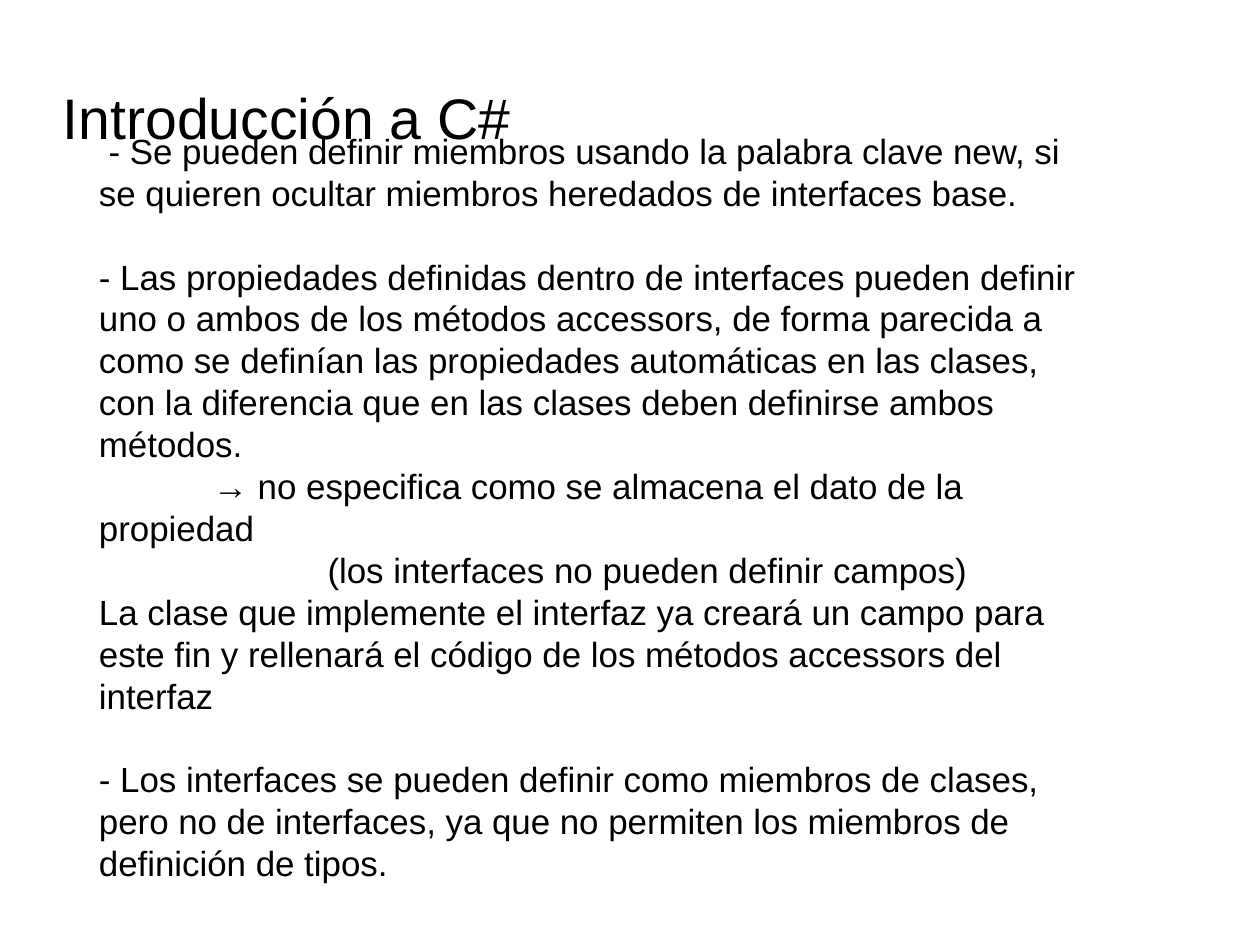
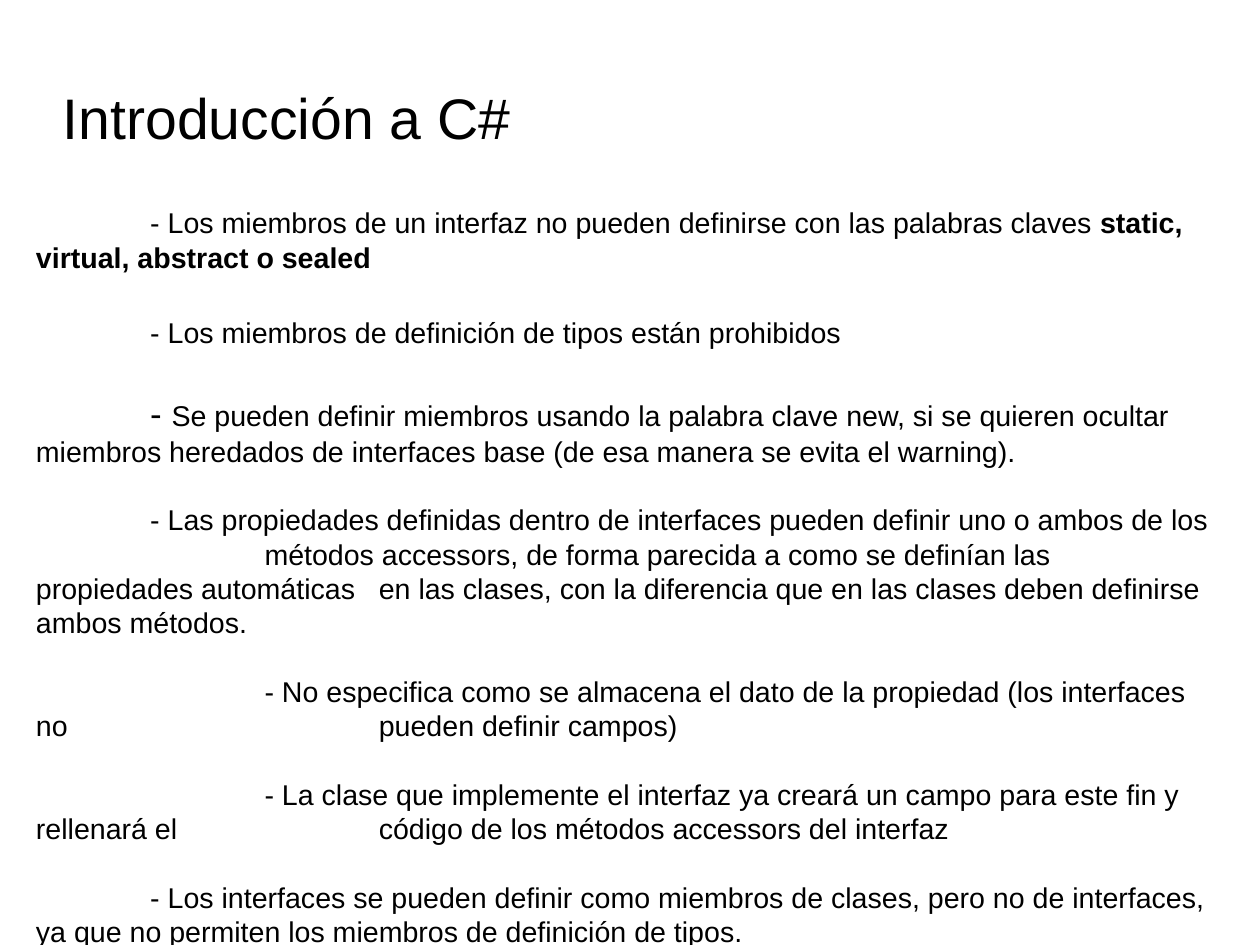
Before and after one commit to videojuegos-abastos/PMV, a slide deck: slide 18 of te/Tema 4 (Chema)/t4.3.- Definiendo miembros de una clase.odp (slide 19 before the commit). Drawn at 1260x945 pixels with LibreOffice and Linux fonts; fonts in the diff are those of the drawing; background and template pictures are left out. Boxes give left, top, right and bottom in pixels: in the first picture for what was removed or moved away, otherwise in the second. Text is boxed around its words. In the diff, an @@ line names an element or a change of style, - is before the commit and + after.

```diff
--- a/te/Tema 4 (Chema)/t4.3.- Definiendo miembros de una clase.odp
+++ b/te/Tema 4 (Chema)/t4.3.- Definiendo miembros de una clase.odp
@@ text "- Los miembros de un ...": place and size @@
-text "- Los miembros de un ..." at box(99, 136, 1075, 883)
+text "- Los miembros de un ..." at box(36, 212, 1208, 913)
@@ text "- Los miembros de un ..." at box(36, 212, 1208, 913): vertical alignment middle to top @@
@@ text at box(36, 212, 1182, 468): text changed; size 22 to 18 pt @@
-- Se pueden definir miembros usando la palabra clave new, si se quieren ocultar miembros heredados de interfaces base.
+- Los miembros de un interfaz no pueden definirse con las palabras claves static, virtual, abstract o sealed
+- Los miembros de definición de tipos están prohibidos
+- Se pueden definir miembros usando la palabra clave new, si se quieren ocultar miembros heredados de interfaces base (de esa manera se evita el warning).
@@ text at box(36, 509, 1208, 913): size 22 to 18 pt in "- Las propiedades definidas dentro de interfaces ...", "- Los interfaces se pueden definir como ..." @@
@@ text at box(36, 681, 1185, 845): text changed; size 22 to 18 pt @@
-→ no especifica como se almacena el dato de la propiedad
-(los interfaces no pueden definir campos)
-La clase que implemente el interfaz ya creará un campo para este fin y rellenará el código de los métodos accessors del interfaz
+- No especifica como se almacena el dato de la propiedad (los interfaces no pueden definir campos)
+- La clase que implemente el interfaz ya creará un campo para este fin y rellenará el código de los métodos accessors del interfaz
```
Also in this commit, not shown: 20 other slides changed, 1 slide added, 4 slides removed, 1 other file.
